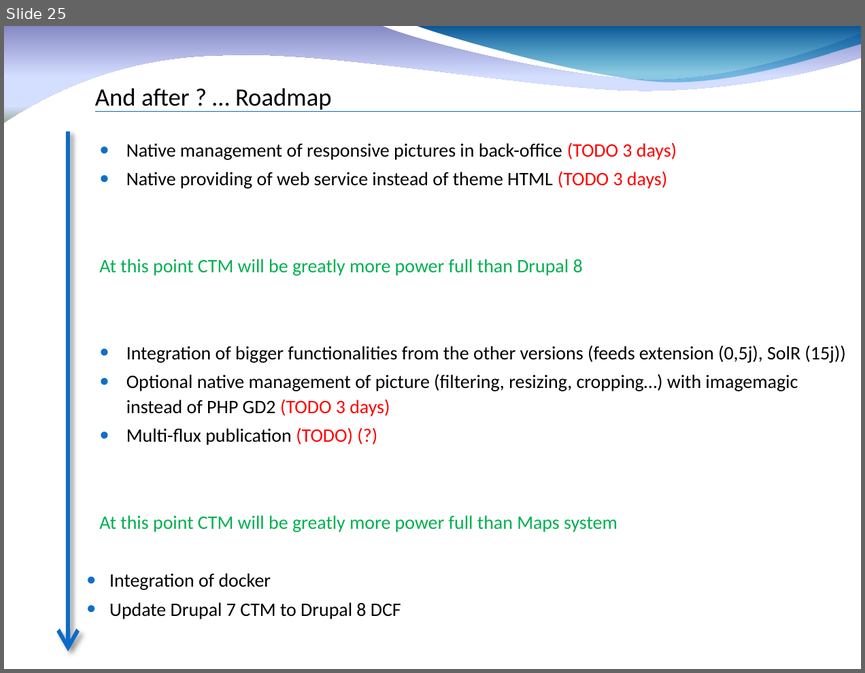
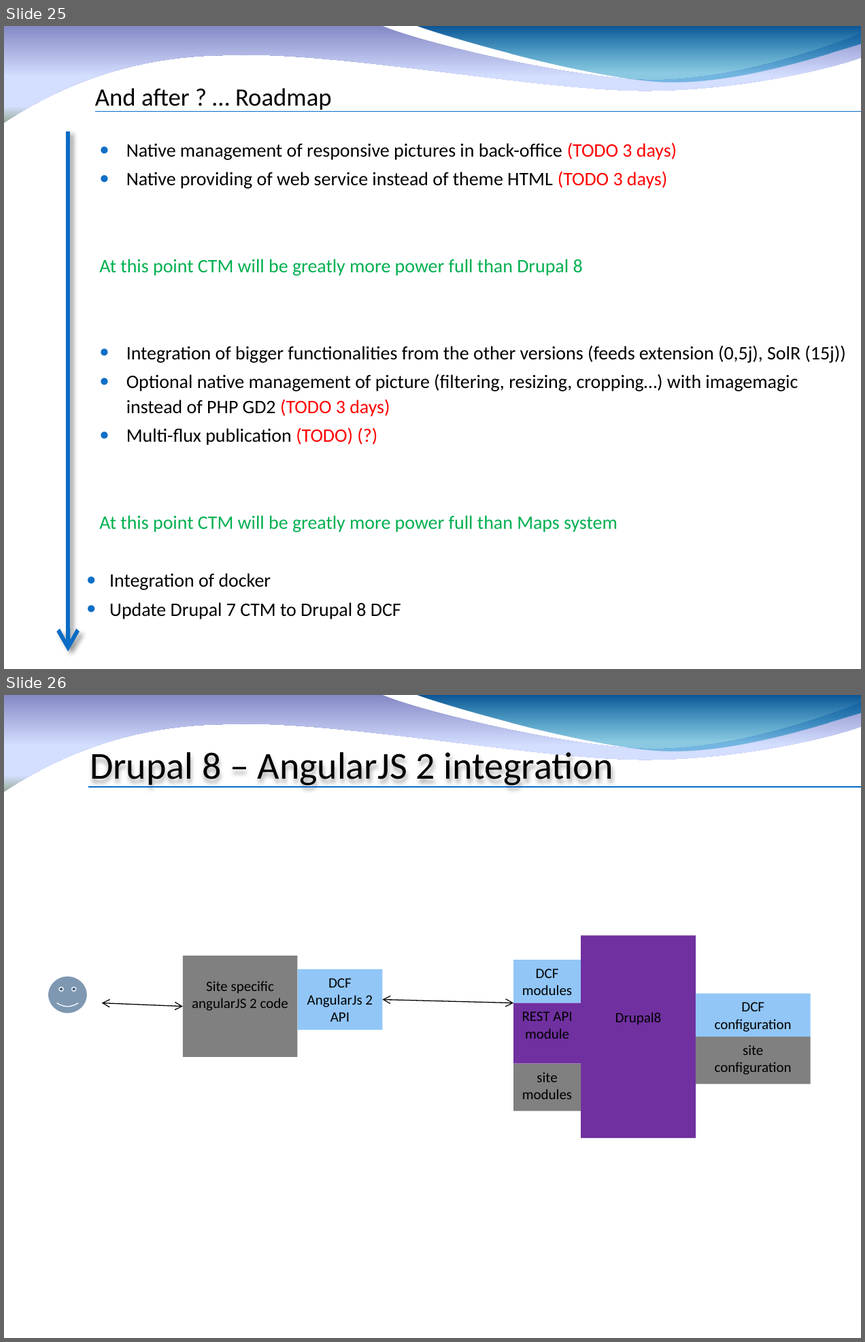
Before and after one commit to fauconv/dcf, a slide deck: docs/Drupal Custom Factory 8.pptx. Shown one above the other, each under a label of ours: slide 25 before the commit, slides 25 and 26 after it. The pictures are 865x673 and 865x1342 pixels, drawn with LibreOffice and Linux fonts; fonts in the diff are those of the drawing; background and template pictures are left out. Boxes give left, top, right and bottom in pixels: in the first picture for what was removed or moved away, otherwise in the second. Text is boxed around its words. In the diff, an @@ line names an element or a change of style, - is before the commit and + after.

```diff
--- a/docs/Drupal Custom Factory 8.pptx
+++ b/docs/Drupal Custom Factory 8.pptx
@@ slide 26 added at <box>4,695,861,1338</box>, background #FFFFFF; not listed: 2 template elements that a slide beside it also shows @@
@@ title added at <box>90,752,613,787</box>, 32 pt, text #000000 @@
+Drupal 8 – AngularJS 2 integration
@@ line added from (88, 787) to (861, 787), #0A6DC6 0.75 pt @@
@@ rectangle added at <box>581,936,696,1138</box>, fill #7030A0, 12 pt, text #000000 @@
+Drupal8
@@ rectangle added at <box>183,955,298,1057</box>, fill #808080, 12 pt, text #000000 @@
+Site specific angularJS 2 code
@@ rectangle added at <box>513,960,581,1002</box>, fill #91C6F7, 12 pt, text #000000 @@
+DCF modules
@@ smiley face added at <box>48,976,87,1014</box>, fill #003366 at 50% opacity, outline #FFFFFF 0.75 pt @@
@@ rectangle added at <box>298,969,383,1030</box>, fill #91C6F7, 12 pt, text #000000 @@
+DCF
+AngularJs 2
+API
@@ double arrow added from (383, 999) to (513, 1002), #000000 0.75 pt @@
@@ rectangle added at <box>696,993,810,1036</box>, fill #91C6F7, 12 pt, text #000000 @@
+DCF configuration
@@ double arrow added from (102, 1002) to (183, 1006), #000000 0.75 pt @@
@@ rectangle added at <box>513,1002,581,1064</box>, fill #7030A0, 12 pt, text #000000 @@
+REST API module
@@ rectangle added at <box>696,1037,810,1084</box>, fill #808080, 12 pt, text #000000 @@
+site configuration
@@ rectangle added at <box>513,1064,581,1110</box>, fill #808080, 12 pt, text #000000 @@
+site modules
```
Also in this commit, not shown: 4 slides changed, 8 other files.
